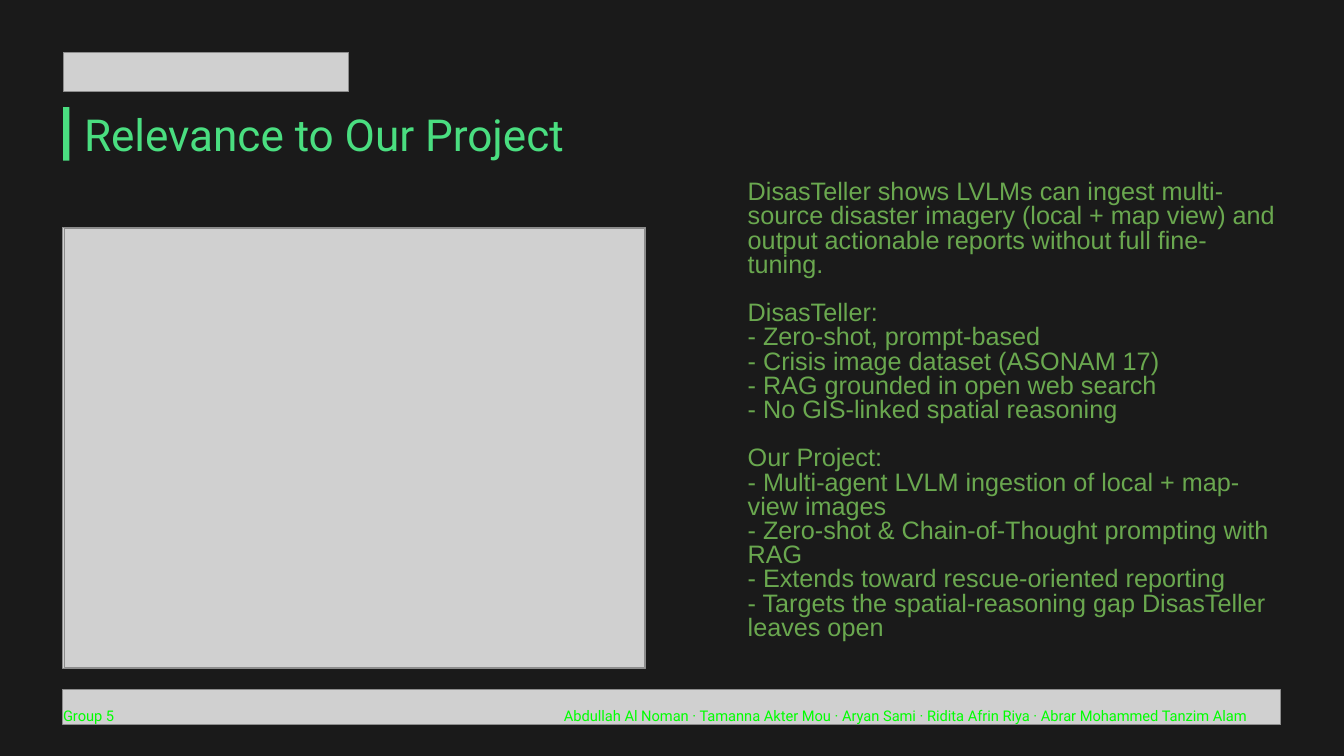
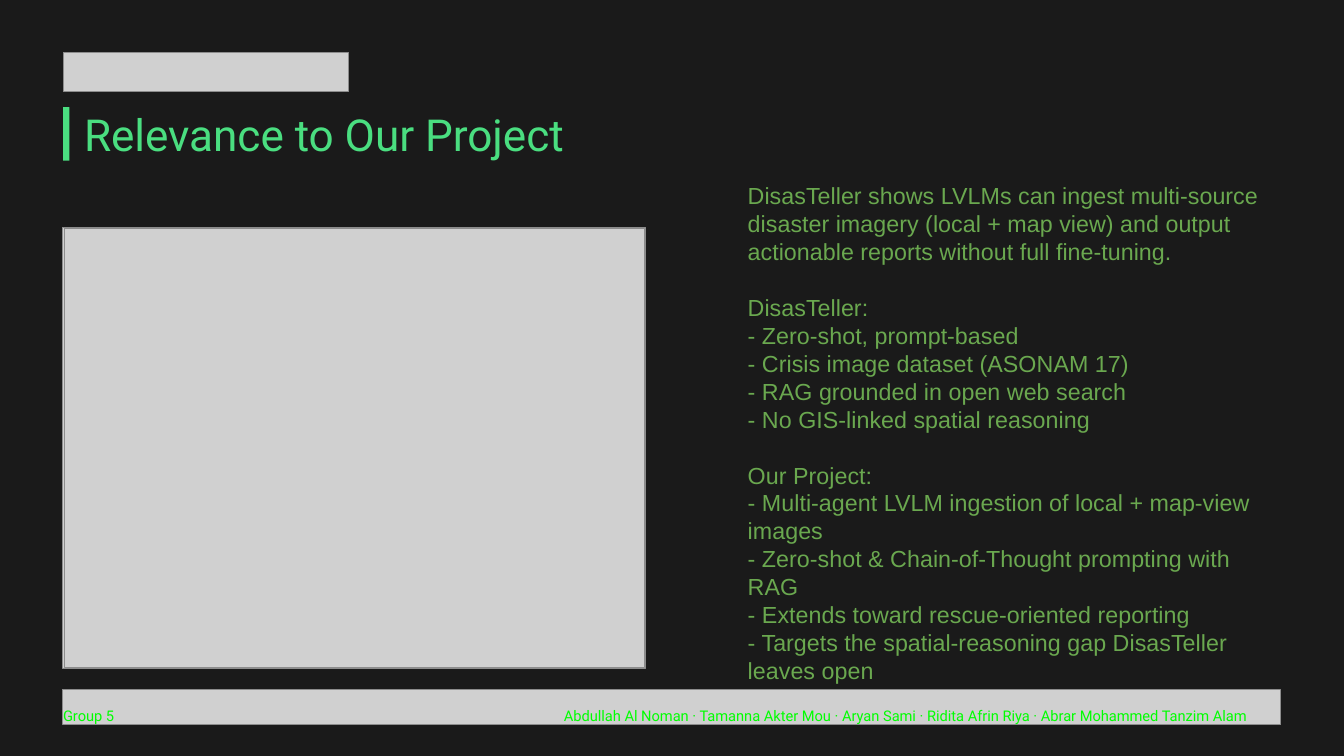
Before and after one commit to SmashNdashH/CSE499A.15-Msrb-, a slide deck: slide 21 of others/Literature Review_ Post-Disaster Rescue Guidance.pptx. Drawn at 1344x756 pixels with LibreOffice and Linux fonts; fonts in the diff are those of the drawing; grey boxes stand for pictures. Boxes give left, top, right and bottom in pixels: in the first picture for what was removed or moved away, otherwise in the second. Text is boxed around its words. In the diff, an @@ line names an element or a change of style, - is before the commit and + after.

```diff
--- a/others/Literature Review_ Post-Disaster Rescue Guidance.pptx
+++ b/others/Literature Review_ Post-Disaster Rescue Guidance.pptx
@@ text "DisasTeller shows LVLMs can ingest ..." at (748, 187, 1258, 684): size 18 to 16.6 pt; line spacing 0.8 to 1 @@
```
Also in this commit, not shown: 2 other slides changed, 1 slide added.
